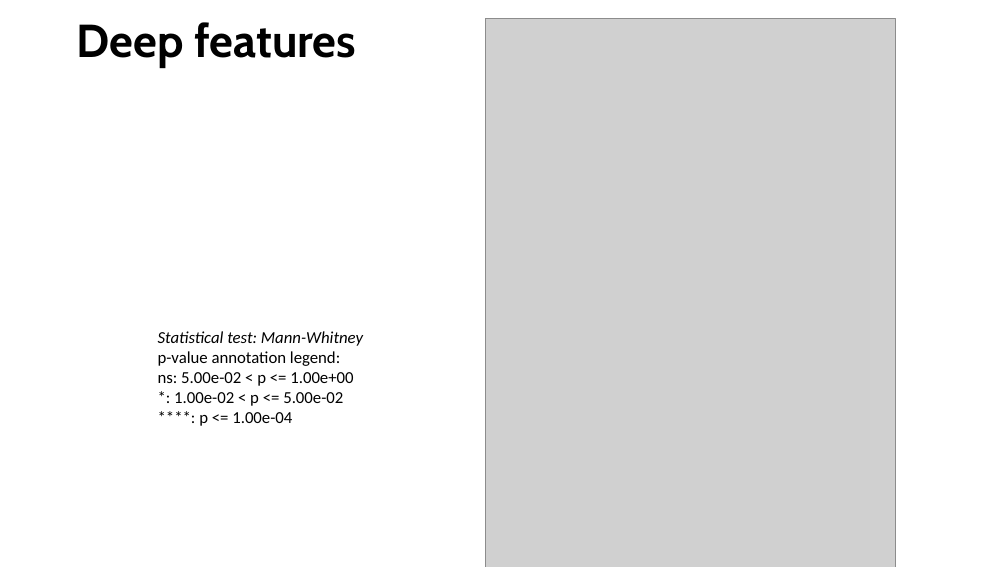
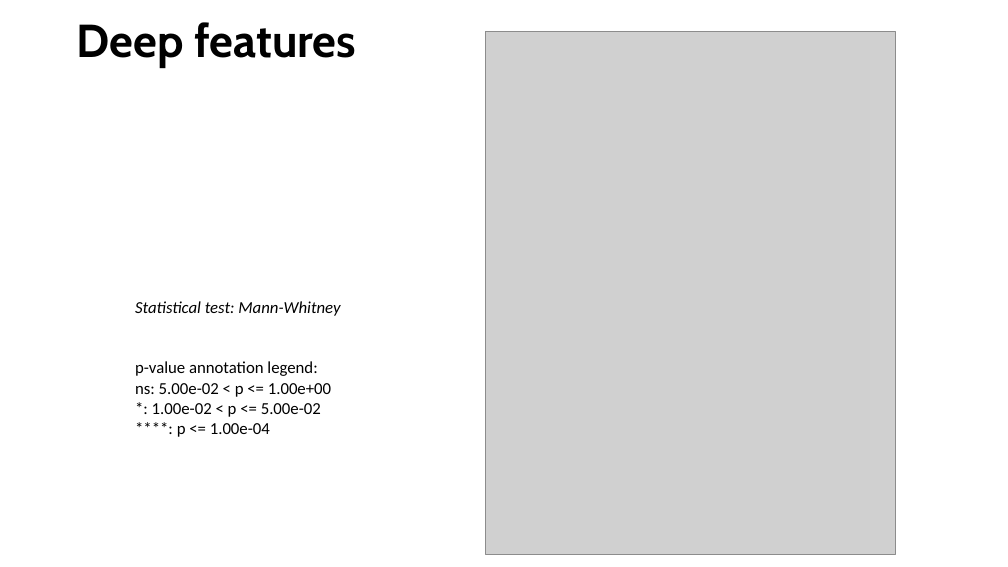
Before and after one commit to SKazemii/Worksheet, a slide deck: slide 13 of Manuscripts/Presentation - Deepfeatures.pptx (slide 7 before the commit). Drawn at 1008x567 pixels with LibreOffice and Linux fonts; fonts in the diff are those of the drawing; grey boxes stand for pictures. Boxes give left, top, right and bottom in pixels: in the first picture for what was removed or moved away, otherwise in the second. Text is boxed around its words. In the diff, an @@ line names an element or a change of style, - is before the commit and + after.

```diff
--- a/Manuscripts/Presentation - Deepfeatures.pptx
+++ b/Manuscripts/Presentation - Deepfeatures.pptx
@@ picture: place and size @@
-picture at bbox=[485, 19, 895, 567]
+picture at bbox=[485, 32, 895, 554]
@@ text "Statistical test: Mann-Whitney" rewrapped from bbox=[158, 331, 363, 426] to bbox=[135, 301, 340, 437] @@
```
Also in this commit, not shown: 7 other slides changed, 6 slides added, 3 slides removed, 21 other files.
